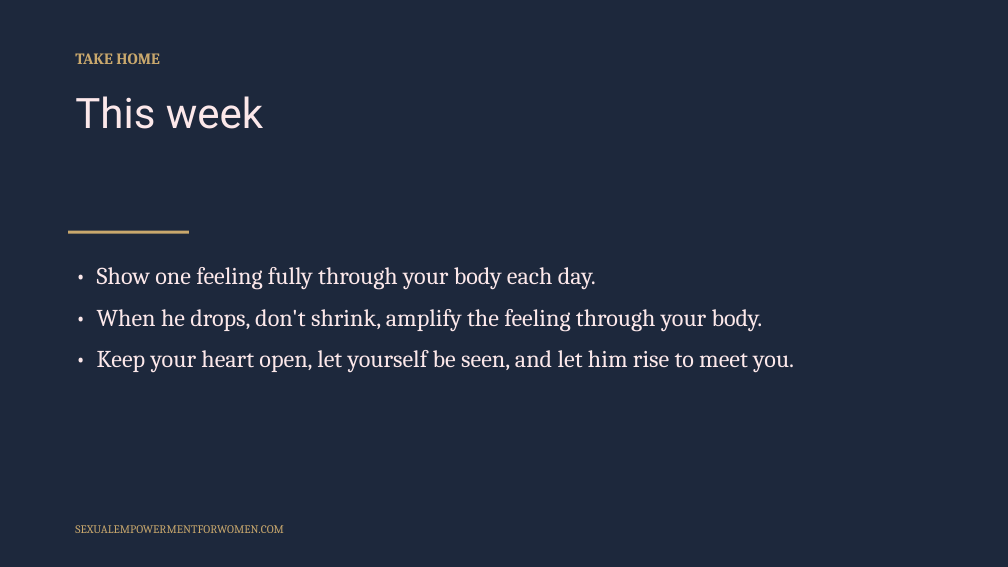
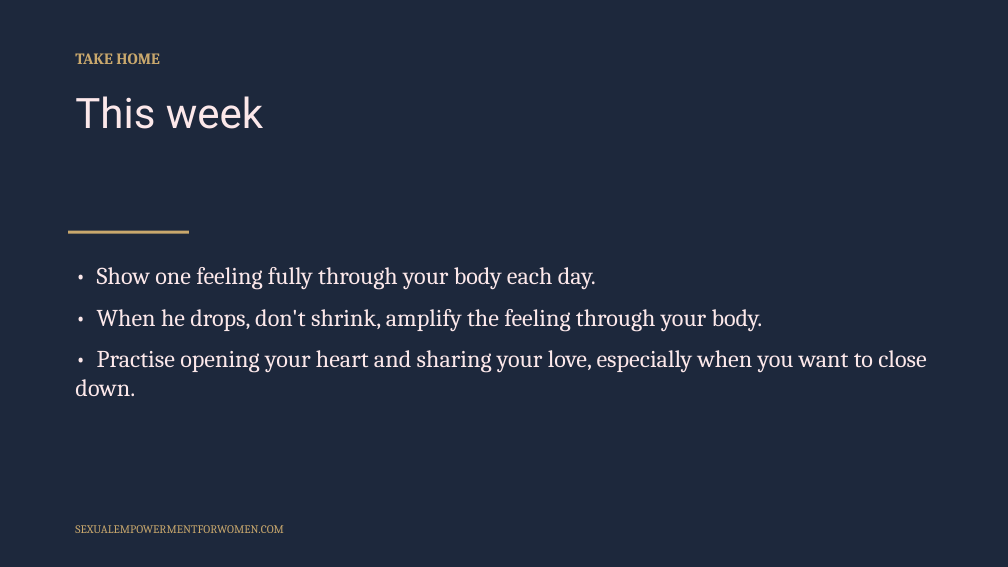
Before and after one commit to tarisha-starr/GitHub-folder, a slide deck: slide 30 of content/sessions/slides/Polarity-and-Attraction.pptx. Drawn at 1008x567 pixels with LibreOffice and Linux fonts; fonts in the diff are those of the drawing. Boxes give left, top, right and bottom in pixels: in the first picture for what was removed or moved away, otherwise in the second. Text is boxed around its words. In the diff, an @@ line names an element or a change of style, - is before the commit and + after.

```diff
--- a/content/sessions/slides/Polarity-and-Attraction.pptx
+++ b/content/sessions/slides/Polarity-and-Attraction.pptx
@@ text at box(75, 350, 926, 396): text changed @@
-• Keep your heart open, let yourself be seen, and let him rise to meet you.
+• Practise opening your heart and sharing your love, especially when you want to close down.
```
Also in this commit, not shown: 3 other files.
